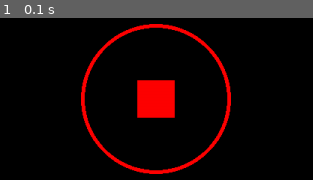
Above: before the commit, frame 1.
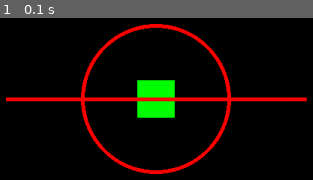
Above: after the commit, the same moment.

Repository: ProgrammingPi/testPygame
Game: pygame game, started from test.py
Two runs of this game, one before a commit and one after it. Both use one fixed random seed, a clock stepped at 60 frames per second and the inputs below.
Inputs:
- Up to frame 1 (0.1 s): no input

The runs differ from the first frame. In frame 1, 5.2% of the frame differs, in the area x 1-99%, y 38-62%.

Commit message:
changed rectangle color and added a line

Diff:
--- a/test.py
+++ b/test.py
@@ -4,9 +4,11 @@
 
 screen = pygame.display.set_mode((1200, 800))
 r = pygame.Rect(575, 375, 50, 50)
-pygame.draw.rect(screen, (255, 0, 0), r, 0)
+pygame.draw.rect(screen, (0, 255, 0), r, 0)
 
 pygame.draw.circle(screen, (255,0,0), (600,400), 100, width=5)
+
+pygame.draw.line(screen, (255,0,0), (400,400), (800,400), width=5)
 while True:
     for event in pygame.event.get():
         if event.type == pygame.QUIT:
